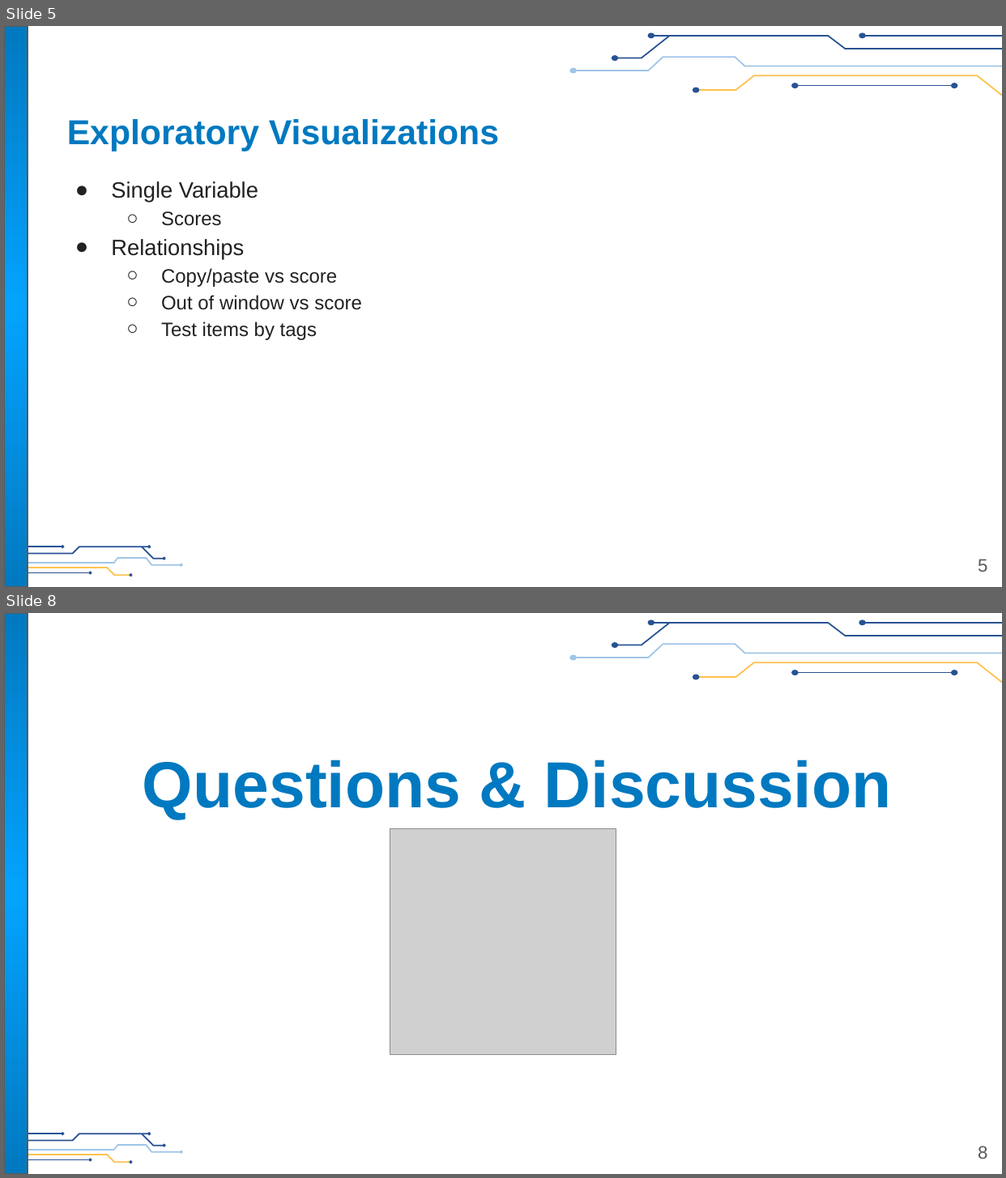
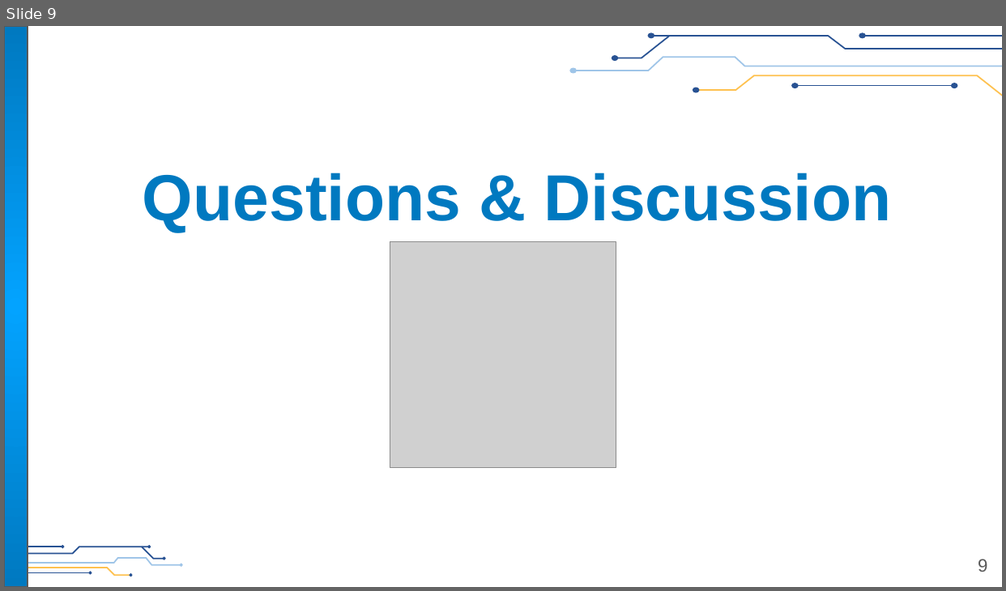
Before and after one commit to flipsmash/PS_demo, a slide deck: Presentation/Finnegan_Sr_Mgr_Learner_Eval&Analytics_Thought_Exercise.pptx. Shown one above the other, each under a label of ours: slides 5 and 8 before the commit, slide 9 after it; the slides between them are not shown. The pictures are 1006x1178 and 1006x591 pixels, drawn with LibreOffice and Linux fonts; fonts in the diff are those of the drawing; grey boxes stand for pictures; background and template pictures are left out. Boxes give left, top, right and bottom in pixels: in the first picture for what was removed or moved away, otherwise in the second. Text is boxed around its words. In the diff, an @@ line names an element or a change of style, - is before the commit and + after.

```diff
--- a/Presentation/Finnegan_Sr_Mgr_Learner_Eval&Analytics_Thought_Exercise.pptx
+++ b/Presentation/Finnegan_Sr_Mgr_Learner_Eval&Analytics_Thought_Exercise.pptx
@@ slide 5 removed at (4, 26, 1002, 587), background #FFFFFF; not listed: 27 template elements that a slide beside it also shows @@
@@ title removed at (67, 119, 499, 152) @@
-Exploratory Visualizations
@@ text removed at (111, 182, 362, 340) @@
-● Single Variable
-  ○ Scores
-● Relationships
-  ○ Copy/paste vs score
-  ○ Out of window vs score
-  ○ Test items by tags
@@ page number removed at (978, 559, 987, 572) @@
-5
@@ what was slide 8 is now slide 9 @@
@@ page number at (978, 559, 987, 572): text changed @@
-8
+9
```
Also in this commit, not shown: 6 slides changed, 2 slides added, 6 other files.
